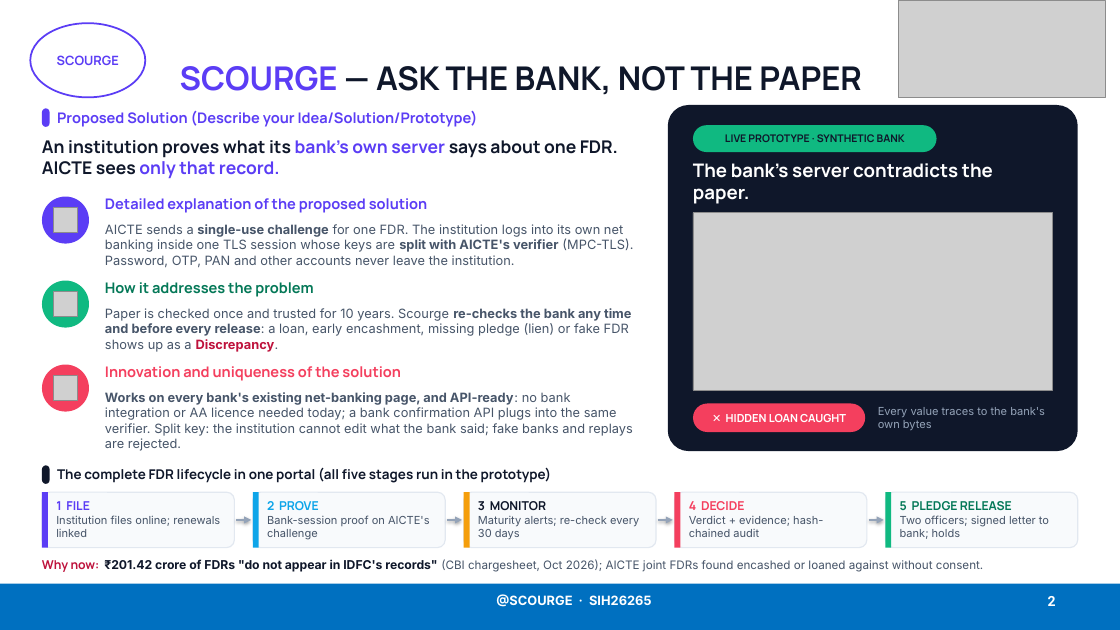
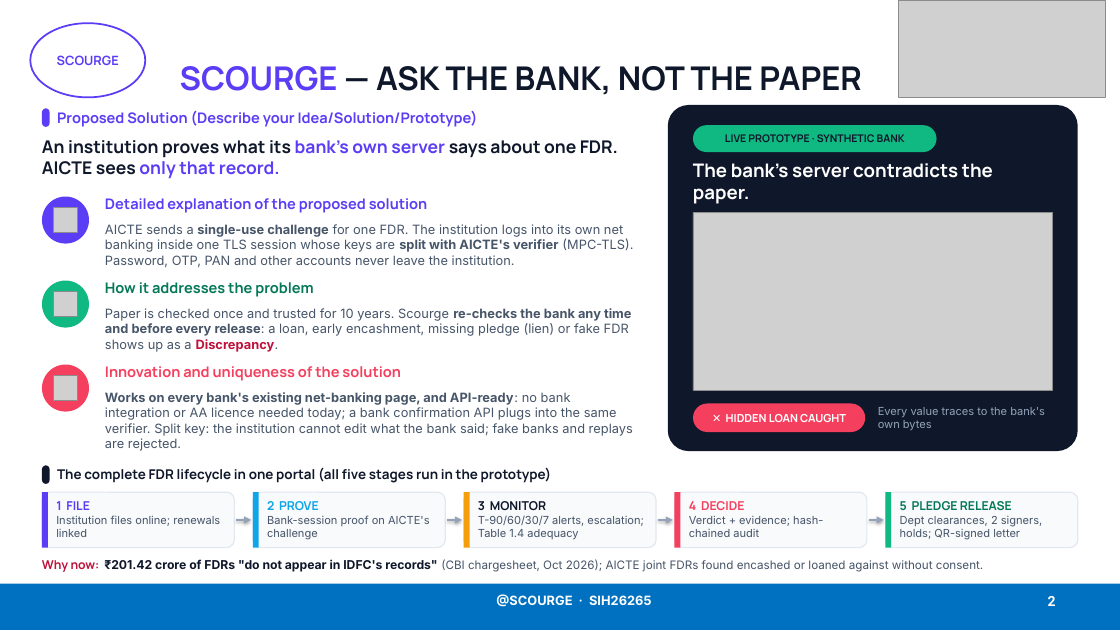
Before and after one commit to Lakki007/Arnavax-Scourge-SIH26265, a slide deck: slide 2 of docs/ppt/Scourge_SIH26265_Idea.pptx. Drawn at 1120x630 pixels with LibreOffice and Linux fonts; fonts in the diff are those of the drawing; grey boxes stand for pictures. Boxes give left, top, right and bottom in pixels: in the first picture for what was removed or moved away, otherwise in the second. Text is boxed around its words. In the diff, an @@ line names an element or a change of style, - is before the commit and + after.

```diff
--- a/docs/ppt/Scourge_SIH26265_Idea.pptx
+++ b/docs/ppt/Scourge_SIH26265_Idea.pptx
@@ text at <box>478,515,644,540</box>: text changed @@
-Maturity alerts; re-check every 30 days
+T-90/60/30/7 alerts, escalation; Table 1.4 adequacy
@@ text at <box>900,516,1042,540</box>: text changed @@
-Two officers; signed letter to bank; holds
+Dept clearances, 2 signers, holds; QR-signed letter
```
Also in this commit, not shown: 2 other slides changed, 20 other files.
